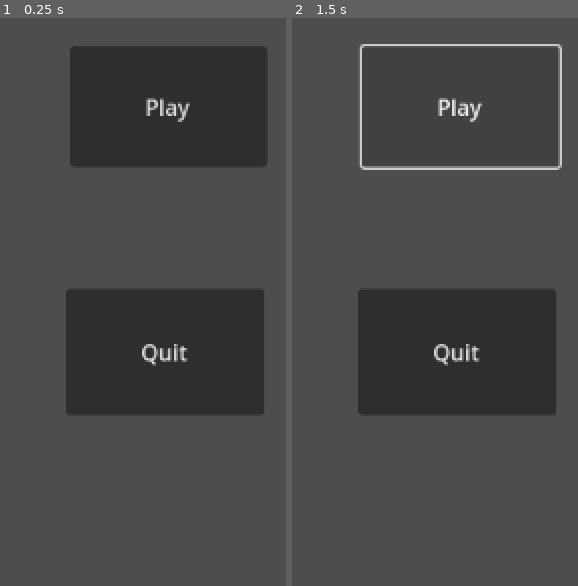
Above: before the commit, frames 1-2 (left to right).
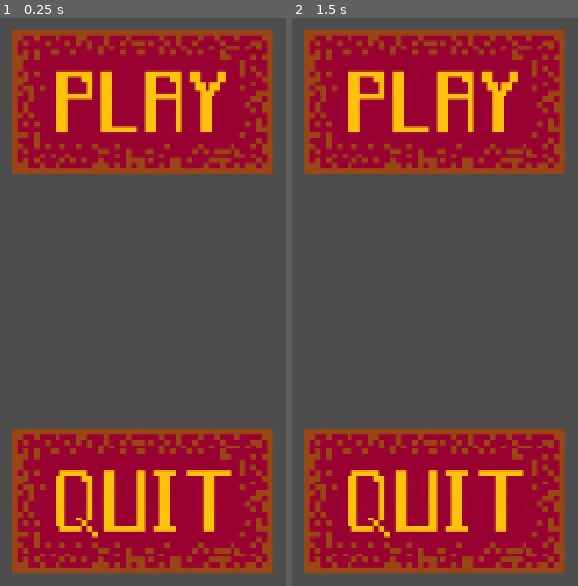
Above: after the commit, the same moments.

Repository: cbwhickstein/Mini-Jame-Gam-29
Game: Godot game, scene res://Scenes/loading_screen.tscn
The game is run twice, just before and just after one commit, with the same random seed, the same clock (stepped at 60 frames per second) and the same inputs.
Inputs (mouse positions are in pixels of both pictures, inside the frame that each line leads up to):
- Up to frame 1 (0.25 s): no input
- Up to frame 2 (1.5 s): click (460, 108) at 0.5 s, where only the run before the commit has a clickable "Play"; click (460, 108) at 1.25 s, where only the run before the commit has a clickable "Play"

The runs differ from the first frame. In frame 1, 61% of the frame differs, in the area x 4-96%, y 2-98%; in frame 2, 61%.

Commit message:
Loading Page

Diff:
--- a/game/Scenes/loading_screen.tscn
+++ b/game/Scenes/loading_screen.tscn
@@ -1,20 +1,45 @@
-[gd_scene format=3 uid="uid://bsl0vrcctk53i"]
+[gd_scene load_steps=5 format=3 uid="uid://bsl0vrcctk53i"]
+
+[ext_resource type="Texture2D" uid="uid://cm7ket511vhho" path="res://assets/quit_button_big.png" id="1_4i2fx"]
+[ext_resource type="Texture2D" uid="uid://c6n011n4lcwvo" path="res://assets/play_button_big.png" id="2_78yi2"]
+
+[sub_resource type="GDScript" id="GDScript_8fxqi"]
+script/source = "extends Node2D
+
+
+
+func _on_quit_pressed():
+	get_tree().quit()
+
+
+func _on_play_pressed():
+	get_tree().change_scene_to_file(\"res://world.tscn\")
+"
+
+[sub_resource type="GDScript" id="GDScript_wleqe"]
 
 [node name="Loading" type="Node2D"]
+script = SubResource("GDScript_8fxqi")
 
-[node name="Play" type="Button" parent="."]
-offset_left = 512.0
-offset_top = 136.0
-offset_right = 654.0
-offset_bottom = 223.0
-size_flags_vertical = 4
-text = "Play"
-vertical_icon_alignment = 0
+[node name="QuitButton" type="TextureButton" parent="."]
+texture_filter = 1
+offset_left = 504.0
+offset_top = 320.0
+offset_right = 608.0
+offset_bottom = 400.0
+texture_normal = ExtResource("1_4i2fx")
+ignore_texture_size = true
 
-[node name="Quit" type="Button" parent="."]
-offset_left = 509.0
-offset_top = 311.0
-offset_right = 652.0
-offset_bottom = 402.0
-size_flags_vertical = 4
-text = "Quit"
+[node name="PlayButton" type="TextureButton" parent="."]
+texture_filter = 1
+offset_left = 504.0
+offset_top = 176.0
+offset_right = 608.0
+offset_bottom = 256.0
+texture_normal = ExtResource("2_78yi2")
+ignore_texture_size = true
+script = SubResource("GDScript_wleqe")
+
+[node name="Camera2D" type="Camera2D" parent="."]
+position = Vector2(560, 296)
+zoom = Vector2(2, 2)
Not shown, added: game/assets/jolyne_jjba_spreadsheet.png.import
Binary file added: game/assets/play_button_big.png
Not shown, added: game/assets/play_button_big.png.import
Not shown, added: game/assets/playbutton.png.import
Not shown, added: game/assets/pucci-music.png.import
Not shown, added: game/assets/quit_button.png.import
Binary file added: game/assets/quit_button_big.png
Not shown, added: game/assets/quit_button_big.png.import
